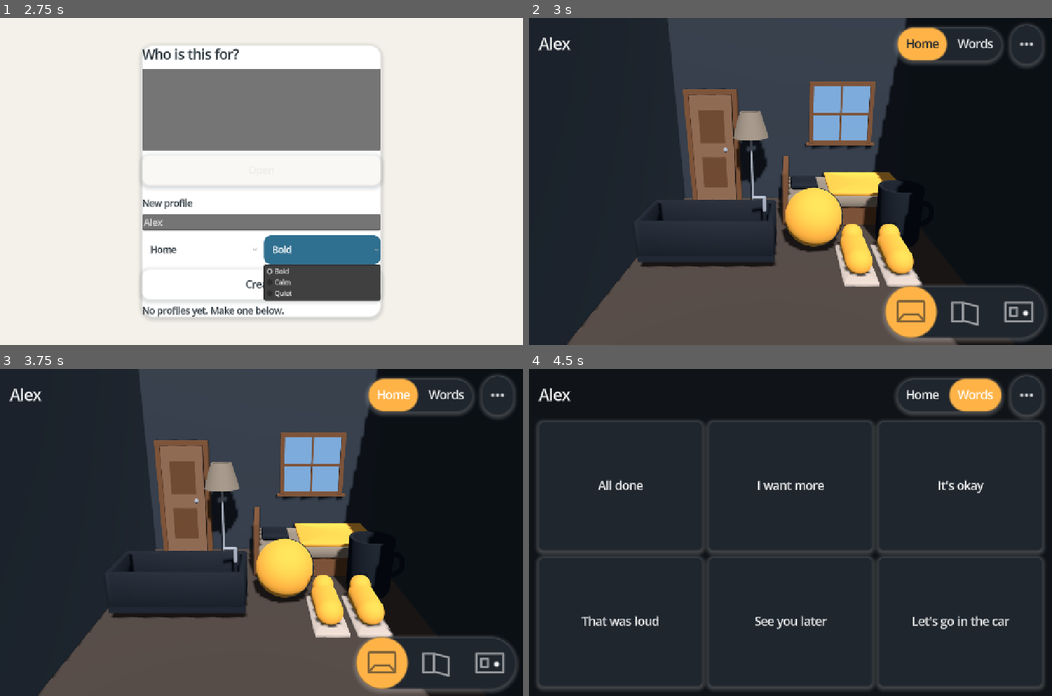
Above: before the commit, frames 1-4 (two rows, left to right).
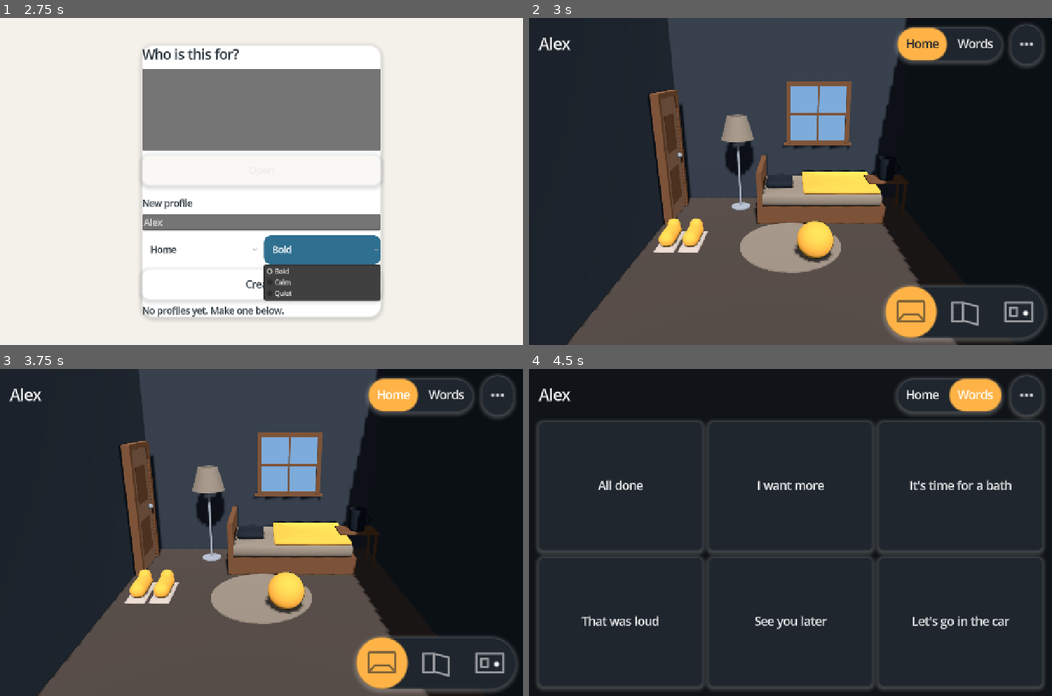
Above: after the commit, the same moments.

Repository: crashtestbrandt/alex
Game: Godot game, scene res://scenes/main.tscn
Two runs of this game, one before a commit and one after it. Both use one fixed random seed, a clock stepped at 60 frames per second and the inputs below.
Inputs (mouse positions are in pixels of both pictures, inside the frame that each line leads up to):
- Up to frame 1 (2.75 s): click (261, 224) at 0.52 s; type "Alex" at 0.6 s; click "Home" at 1.25 s; click "Bold" at 2 s
- Up to frame 2 (3 s): click "Create" at 2.75 s
- Up to frame 3 (3.75 s): click "Home" at 3.5 s
- Up to frame 4 (4.5 s): click "Words" at 4.25 s

Frame 1 is identical in both runs. In frame 2, 20% of the frame differs, in the area x 20-76%, y 19-83%; in frame 3, 20%; in frame 4, 0.4%.

Commit message:
feat(starters) lay the home room out as a bedroom
- The door hangs on the left wall; the bed stands under the window with the lamp beside it; a new `table`
  kind holds the cup; a rug with the ball on it; shoes by the door. The tub leaves the room and its phrase
  joins the board.
- A floor spot's `height` is its base too, so a cup stands on a table.

Co-Authored-By: Claude Fable 5.1 <noreply@anthropic.com>
Claude-Session: https://claude.ai/code/session_01Brov8DxnPxPnDvfkaNeKXq

Diff:
--- a/scripts/geometry/object_recipes.gd
+++ b/scripts/geometry/object_recipes.gd
@@ -33,6 +33,8 @@
 			_tub(r, s, preset)
 		Spot.Kind.STAR:
 			_star(r, s, preset)
+		Spot.Kind.TABLE:
+			_table(r, s, preset)
 		_:
 			_circle(r, s, preset)
 	return r
@@ -193,3 +195,16 @@
 	var outer: float = s / 2.0
 	r.add(Primitive.extrude(Mesher.star(5, outer, outer * 0.42), 0.1 * s, _at(0.0, outer, 0.0), preset.accent))
 	r.height = s
+
+## A small table: a top on four legs. `size` is the width; the top stands at 0.9 of it, which is the `height`
+## a cup on it takes.
+static func _table(r: Recipe, s: float, preset: StylePreset) -> void:
+	var depth: float = 0.7 * s
+	var top_y: float = 0.9 * s
+	var thick: float = 0.05 * s
+	var leg: float = 0.06 * s
+	r.add(Primitive.box(Vector3(s, thick, depth), _at(0.0, top_y - thick / 2.0, 0.0), preset.wood, 0.01 * s))
+	for sx: int in [-1, 1]:
+		for sz: int in [-1, 1]:
+			r.add(Primitive.box(Vector3(leg, top_y - thick, leg), _at(sx * (s / 2.0 - leg), (top_y - thick) / 2.0, sz * (depth / 2.0 - leg)), preset.wood.darkened(0.1)))
+	r.height = top_y
--- a/scripts/geometry/room_space.gd
+++ b/scripts/geometry/room_space.gd
@@ -25,7 +25,7 @@
 static func spot_size_m(s: Spot) -> float:
 	return s.size * WIDTH
 
-## Where the spot's object stands: on the floor, or against a wall with its back to it, base at `height`.
+## Where the spot's object stands: on the floor or against a wall with its back to it, its base at `height`.
 static func place(s: Spot) -> Transform3D:
 	match s.wall:
 		Spot.Wall.BACK:
@@ -35,7 +35,7 @@
 		Spot.Wall.RIGHT:
 			return Transform3D(Basis(Vector3.UP, -PI / 2.0), Vector3(WIDTH / 2.0 - WALL / 2.0, s.height * HEIGHT, -DEPTH / 2.0 + s.x * DEPTH))
 		_:
-			return Transform3D(Basis.IDENTITY, Vector3(s.x * WIDTH - WIDTH / 2.0, 0.0, -DEPTH / 2.0 + s.y * DEPTH))
+			return Transform3D(Basis.IDENTITY, Vector3(s.x * WIDTH - WIDTH / 2.0, s.height * HEIGHT, -DEPTH / 2.0 + s.y * DEPTH))
 
 ## The center of a wall's inner face.
 static func wall_center(w: Spot.Wall) -> Vector3:
@@ -70,8 +70,7 @@
 	var top: float = CONTENT_HEIGHT_MIN
 	if r != null:
 		for s: Spot in r.spots:
-			var base: float = s.height * HEIGHT if s.wall != Spot.Wall.NONE else 0.0
-			top = maxf(top, base + spot_size_m(s))
+			top = maxf(top, s.height * HEIGHT + spot_size_m(s))
 	return Vector3(WIDTH, minf(top, HEIGHT), DEPTH)
 
 ## The smallest spot in the room, in meters; zero for an empty room.
--- a/scripts/profiles/spot.gd
+++ b/scripts/profiles/spot.gd
@@ -5,8 +5,8 @@
 ## door says "Let's go outside" and then "Let's go inside".
 ##
 ## Positions are fractions of the room box (RoomSpace), so one room fits every screen. A floor spot stands at
-## `x` across the width and `y` from the back wall; a wall spot hangs at `x` along its wall with its base at
-## `height`. `size` is the object's longest extent as a fraction of the room's width, and the camera is
+## `x` across the width and `y` from the back wall; a wall spot hangs at `x` along its wall. Either has its
+## base at `height`, which is how a cup stands on a table. `size` is the object's longest extent as a fraction of the room's width, and the camera is
 ## framed so that no spot projects smaller than the style's touch floor (CameraFraming).
 
 ## What the spot looks like. ObjectRecipes builds each kind from primitives; no art asset is needed.
@@ -21,6 +21,7 @@
 	SHOES = 7,
 	TUB = 8,
 	STAR = 9,
+	TABLE = 10,
 }
 
 ## How the spot moves when tapped. Every reaction multiplies by `Style.motion_scale()`.
@@ -44,7 +45,7 @@
 const _KIND_NAMES: Dictionary[String, int] = {
 	"circle": Kind.CIRCLE, "door": Kind.DOOR, "light": Kind.LIGHT, "window": Kind.WINDOW,
 	"ball": Kind.BALL, "bed": Kind.BED, "cup": Kind.CUP, "shoes": Kind.SHOES, "tub": Kind.TUB,
-	"star": Kind.STAR,
+	"star": Kind.STAR, "table": Kind.TABLE,
 }
 const _REACTION_NAMES: Dictionary[String, int] = {
 	"bounce": Reaction.BOUNCE, "open": Reaction.OPEN, "glow": Reaction.GLOW, "spin": Reaction.SPIN,
@@ -61,7 +62,7 @@
 var y: float = 0.5
 var size: float = 0.18
 var wall: Wall = Wall.NONE
-## The base of a wall spot as a fraction of the room's height. A floor spot ignores it.
+## The base of the object as a fraction of the room's height: up a wall, or on top of something on the floor.
 var height: float = 0.0
 var gestalt_id: String = ""
 var alt_gestalt_id: String = ""
--- a/starters/home_routines.json
+++ b/starters/home_routines.json
@@ -2,24 +2,88 @@
   "schema": 1,
   "id": "home_routines",
   "title": "Home",
-  "description": "A room to explore: a door, a light, a ball, a cup. Everyday phrases, each one in chunks an adult can recombine. Replace the words with the ones your child already uses.",
+  "description": "A bedroom to explore: a door, a lamp, a bed, a ball, a cup on the table. Everyday phrases, each one in chunks an adult can recombine. Replace the words with the ones your child already uses.",
   "gestalts": [
-    {"id": "lets_go_outside", "text": "Let's go | outside", "function": "routine"},
-    {"id": "lets_go_inside", "text": "Let's go | inside", "function": "routine"},
-    {"id": "lights_on", "text": "Lights | on", "function": "routine"},
-    {"id": "lights_off", "text": "Lights | off", "function": "routine"},
-    {"id": "look_outside", "text": "Look | outside", "function": "comment"},
-    {"id": "lets_play_ball", "text": "Let's play | ball", "function": "request"},
-    {"id": "time_for_a_snack", "text": "It's time for | a snack", "function": "routine"},
-    {"id": "time_for_a_bath", "text": "It's time for | a bath", "function": "routine"},
-    {"id": "time_for_bed", "text": "It's time for | bed", "function": "routine"},
-    {"id": "lets_get_shoes", "text": "Let's get | your shoes", "function": "routine"},
-    {"id": "lets_go_in_the_car", "text": "Let's go | in the car", "function": "routine"},
-    {"id": "all_done", "text": "All done", "function": "protest"},
-    {"id": "want_more", "text": "I want | more", "function": "request"},
-    {"id": "its_okay", "text": "It's okay", "function": "regulation"},
-    {"id": "that_was_loud", "text": "That was | loud", "function": "comment"},
-    {"id": "see_you_later", "text": "See you | later", "function": "greeting"}
+    {
+      "id": "lets_go_outside",
+      "text": "Let's go | outside",
+      "function": "routine"
+    },
+    {
+      "id": "lets_go_inside",
+      "text": "Let's go | inside",
+      "function": "routine"
+    },
+    {
+      "id": "lights_on",
+      "text": "Lights | on",
+      "function": "routine"
+    },
+    {
+      "id": "lights_off",
+      "text": "Lights | off",
+      "function": "routine"
+    },
+    {
+      "id": "look_outside",
+      "text": "Look | outside",
+      "function": "comment"
+    },
+    {
+      "id": "lets_play_ball",
+      "text": "Let's play | ball",
+      "function": "request"
+    },
+    {
+      "id": "time_for_a_snack",
+      "text": "It's time for | a snack",
+      "function": "routine"
+    },
+    {
+      "id": "time_for_a_bath",
+      "text": "It's time for | a bath",
+      "function": "routine"
+    },
+    {
+      "id": "time_for_bed",
+      "text": "It's time for | bed",
+      "function": "routine"
+    },
+    {
+      "id": "lets_get_shoes",
+      "text": "Let's get | your shoes",
+      "function": "routine"
+    },
+    {
+      "id": "lets_go_in_the_car",
+      "text": "Let's go | in the car",
+      "function": "routine"
+    },
+    {
+      "id": "all_done",
+      "text": "All done",
+      "function": "protest"
+    },
+    {
+      "id": "want_more",
+      "text": "I want | more",
+      "function": "request"
+    },
+    {
+      "id": "its_okay",
+      "text": "It's okay",
+      "function": "regulation"
+    },
+    {
+      "id": "that_was_loud",
+      "text": "That was | loud",
+      "function": "comment"
+    },
+    {
+      "id": "see_you_later",
+      "text": "See you | later",
+      "function": "greeting"
+    }
   ],
   "rooms": [
     {
@@ -27,18 +91,107 @@
       "title": "Home",
       "camera": "views",
       "spots": [
-        {"id": "door", "kind": "door", "reaction": "open", "wall": "back", "x": 0.16, "height": 0.0, "size": 0.5, "gestalt": "lets_go_outside", "alt_gestalt": "lets_go_inside"},
-        {"id": "window", "kind": "window", "reaction": "glow", "wall": "back", "x": 0.72, "height": 0.4, "size": 0.3, "gestalt": "look_outside"},
-        {"id": "light", "kind": "light", "reaction": "glow", "x": 0.34, "y": 0.2, "size": 0.42, "gestalt": "lights_on", "alt_gestalt": "lights_off"},
-        {"id": "bed", "kind": "bed", "reaction": "grow", "x": 0.72, "y": 0.22, "size": 0.5, "gestalt": "time_for_bed"},
-        {"id": "tub", "kind": "tub", "reaction": "wobble", "x": 0.24, "y": 0.68, "size": 0.42, "gestalt": "time_for_a_bath"},
-        {"id": "ball", "kind": "ball", "reaction": "bounce", "x": 0.58, "y": 0.6, "size": 0.2, "gestalt": "lets_play_ball"},
-        {"id": "cup", "kind": "cup", "reaction": "wobble", "x": 0.88, "y": 0.56, "size": 0.2, "gestalt": "time_for_a_snack"},
-        {"id": "shoes", "kind": "shoes", "reaction": "bounce", "x": 0.76, "y": 0.8, "size": 0.24, "gestalt": "lets_get_shoes"}
+        {
+          "id": "door",
+          "kind": "door",
+          "reaction": "open",
+          "wall": "left",
+          "x": 0.25,
+          "height": 0.0,
+          "size": 0.5,
+          "gestalt": "lets_go_outside",
+          "alt_gestalt": "lets_go_inside"
+        },
+        {
+          "id": "window",
+          "kind": "window",
+          "reaction": "glow",
+          "wall": "back",
+          "x": 0.62,
+          "height": 0.4,
+          "size": 0.3,
+          "gestalt": "look_outside"
+        },
+        {
+          "id": "bed",
+          "kind": "bed",
+          "reaction": "grow",
+          "x": 0.62,
+          "y": 0.2,
+          "size": 0.5,
+          "gestalt": "time_for_bed"
+        },
+        {
+          "id": "light",
+          "kind": "light",
+          "reaction": "glow",
+          "x": 0.28,
+          "y": 0.15,
+          "size": 0.4,
+          "gestalt": "lights_on",
+          "alt_gestalt": "lights_off"
+        },
+        {
+          "id": "table",
+          "kind": "table",
+          "reaction": "wobble",
+          "x": 0.9,
+          "y": 0.2,
+          "size": 0.16,
+          "gestalt": "time_for_a_snack"
+        },
+        {
+          "id": "cup",
+          "kind": "cup",
+          "reaction": "wobble",
+          "x": 0.9,
+          "y": 0.2,
+          "height": 0.22,
+          "size": 0.09,
+          "gestalt": "want_more"
+        },
+        {
+          "id": "rug",
+          "kind": "circle",
+          "reaction": "grow",
+          "x": 0.5,
+          "y": 0.62,
+          "size": 0.35,
+          "gestalt": "its_okay"
+        },
+        {
+          "id": "ball",
+          "kind": "ball",
+          "reaction": "bounce",
+          "x": 0.58,
+          "y": 0.72,
+          "size": 0.12,
+          "gestalt": "lets_play_ball"
+        },
+        {
+          "id": "shoes",
+          "kind": "shoes",
+          "reaction": "bounce",
+          "x": 0.12,
+          "y": 0.6,
+          "size": 0.16,
+          "gestalt": "lets_get_shoes"
+        }
       ]
     }
   ],
   "boards": [
-    {"id": "words", "title": "Words", "gestalts": ["all_done", "want_more", "its_okay", "that_was_loud", "see_you_later", "lets_go_in_the_car"]}
+    {
+      "id": "words",
+      "title": "Words",
+      "gestalts": [
+        "all_done",
+        "want_more",
+        "time_for_a_bath",
+        "that_was_loud",
+        "see_you_later",
+        "lets_go_in_the_car"
+      ]
+    }
   ]
 }
--- a/tests/unit/room_space_test.gd
+++ b/tests/unit/room_space_test.gd
@@ -5,9 +5,11 @@
 	return Spot.from_dict({"id": "s", "gestalt": "g", "wall": wall, "x": x, "y": y, "height": height, "size": 0.2})
 
 func test_floor_spot() -> void:
-	var xf: Transform3D = RoomSpace.place(_spot("none", 0.5, 0.5, 0.3))
+	var xf: Transform3D = RoomSpace.place(_spot("none", 0.5, 0.5, 0.0))
 	assert_almost_eq(xf.origin.x, 0.0, 0.0001, "centered across")
-	assert_almost_eq(xf.origin.y, 0.0, 0.0001, "on the floor, height ignored")
+	assert_almost_eq(xf.origin.y, 0.0, 0.0001, "on the floor")
+	var raised: Transform3D = RoomSpace.place(_spot("none", 0.5, 0.5, 0.25))
+	assert_almost_eq(raised.origin.y, RoomSpace.HEIGHT * 0.25, 0.0001, "a floor spot can stand on something")
 	assert_almost_eq(xf.origin.z, 0.0, 0.0001, "mid depth")
 	assert_almost_eq((xf.basis * Vector3.BACK).z, 1.0, 0.0001, "faces the open front")
 
Binary file changed: docs/img/record.png
Binary file changed: docs/img/room.png
Not shown, changed: README.md
Not shown, changed: docs/profiles.md
